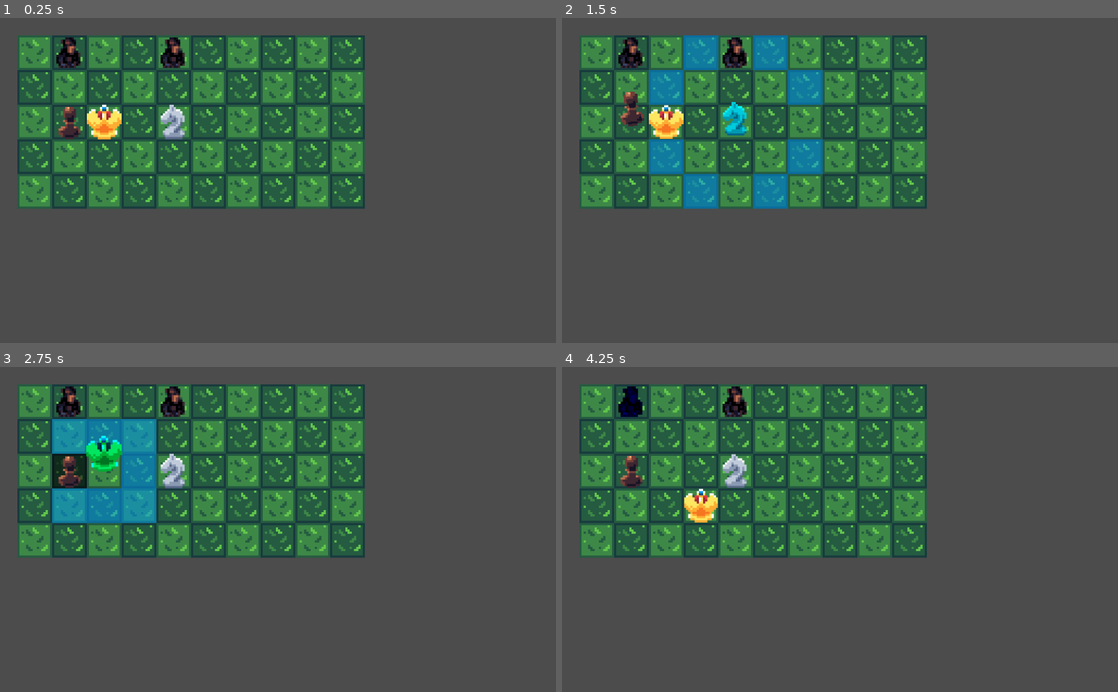
Above: before the commit, frames 1-4 (two rows, left to right).
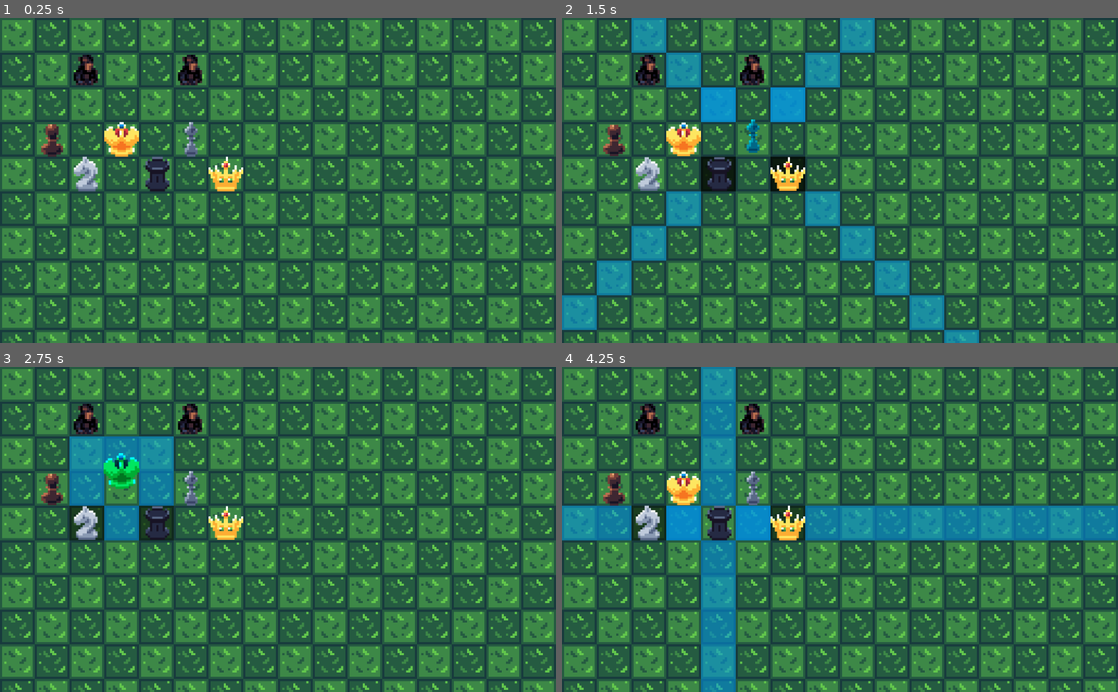
Above: after the commit, the same moments.

Repository: stealthio/Kings-Pawn
Game: Godot game, scene res://Game.tscn
The game is run twice, just before and just after one commit, with the same random seed, the same clock (stepped at 60 frames per second) and the same inputs. The project has no main scene, so this scene is started directly.
Inputs (mouse positions are in pixels of both pictures, inside the frame that each line leads up to):
- Up to frame 1 (0.25 s): no input
- Up to frame 2 (1.5 s): move the mouse to (628, 122) at 0.52 s; click (628, 122) at 0.6 s; move the mouse to (734, 122) at 1.27 s; click (734, 122) at 1.35 s
- Up to frame 3 (2.75 s): move the mouse to (105, 471) at 2.02 s; click (105, 471) at 2.1 s
- Up to frame 4 (4.25 s): move the mouse to (701, 506) at 2.77 s; click (701, 506) at 2.85 s; move the mouse to (1006, 578) at 3.52 s; click (1006, 578) at 3.6 s

The runs differ from the first frame. In frame 1, 89% of the frame differs, in the area x 0-100%, y 0-100%; in frame 2, 92%; in frame 3, 90%; in frame 4, 92%.

Commit message:
Addition of Rook and Bishop and their Logic ( endless)

Diff:
--- a/Game.tscn
+++ b/Game.tscn
@@ -7,6 +7,9 @@
 [ext_resource path="res://Ressources/Figurines/King.png" type="Texture" id=5]
 [ext_resource path="res://Scripts/Enemy.gd" type="Script" id=6]
 [ext_resource path="res://Scripts/GameManager.gd" type="Script" id=7]
+[ext_resource path="res://Ressources/Figurines/Rook.png" type="Texture" id=8]
+[ext_resource path="res://Ressources/Figurines/Bishop.png" type="Texture" id=9]
+[ext_resource path="res://Ressources/Figurines/Queen.png" type="Texture" id=10]
 
 [sub_resource type="Animation" id=8]
 resource_name = "FloatingIdle"
@@ -86,6 +89,354 @@
 }
 
 [sub_resource type="Animation" id=12]
+length = 0.001
+tracks/0/type = "value"
+tracks/0/path = NodePath(".:scale")
+tracks/0/interp = 1
+tracks/0/loop_wrap = true
+tracks/0/imported = false
+tracks/0/enabled = true
+tracks/0/keys = {
+"times": PoolRealArray( 0 ),
+"transitions": PoolRealArray( 1 ),
+"update": 0,
+"values": [ Vector2( 1, 1 ) ]
+}
+tracks/1/type = "value"
+tracks/1/path = NodePath(".:position")
+tracks/1/interp = 1
+tracks/1/loop_wrap = true
+tracks/1/imported = false
+tracks/1/enabled = true
+tracks/1/keys = {
+"times": PoolRealArray( 0 ),
+"transitions": PoolRealArray( 1 ),
+"update": 0,
+"values": [ Vector2( 0, 0 ) ]
+}
+tracks/2/type = "value"
+tracks/2/path = NodePath(".:rotation_degrees")
+tracks/2/interp = 1
+tracks/2/loop_wrap = true
+tracks/2/imported = false
+tracks/2/enabled = true
+tracks/2/keys = {
+"times": PoolRealArray( 0 ),
+"transitions": PoolRealArray( 1 ),
+"update": 0,
+"values": [ 0.0 ]
+}
+
+[sub_resource type="Animation" id=16]
+resource_name = "FloatingIdle"
+loop = true
+tracks/0/type = "value"
+tracks/0/path = NodePath(".:scale")
+tracks/0/interp = 2
+tracks/0/loop_wrap = true
+tracks/0/imported = false
+tracks/0/enabled = true
+tracks/0/keys = {
+"times": PoolRealArray( 0, 0.5, 1 ),
+"transitions": PoolRealArray( 1, 1, 1 ),
+"update": 0,
+"values": [ Vector2( 1, 1 ), Vector2( 1.1, 1.1 ), Vector2( 1, 1 ) ]
+}
+tracks/1/type = "value"
+tracks/1/path = NodePath(".:rotation_degrees")
+tracks/1/interp = 2
+tracks/1/loop_wrap = true
+tracks/1/imported = false
+tracks/1/enabled = true
+tracks/1/keys = {
+"times": PoolRealArray( 0, 0.3, 0.7, 1 ),
+"transitions": PoolRealArray( 1, 1, 1, 1 ),
+"update": 0,
+"values": [ 0.0, -5.0, 5.0, 0.0 ]
+}
+
+[sub_resource type="Animation" id=17]
+resource_name = "Idle"
+length = 2.0
+loop = true
+tracks/0/type = "value"
+tracks/0/path = NodePath(".:scale")
+tracks/0/interp = 1
+tracks/0/loop_wrap = true
+tracks/0/imported = false
+tracks/0/enabled = true
+tracks/0/keys = {
+"times": PoolRealArray( 0, 1, 2 ),
+"transitions": PoolRealArray( 1, 1, 1 ),
+"update": 0,
+"values": [ Vector2( 1, 1 ), Vector2( 0.98, 0.95 ), Vector2( 1, 1 ) ]
+}
+
+[sub_resource type="Animation" id=18]
+resource_name = "PickedUp"
+length = 0.5
+tracks/0/type = "value"
+tracks/0/path = NodePath(".:position")
+tracks/0/interp = 2
+tracks/0/loop_wrap = true
+tracks/0/imported = false
+tracks/0/enabled = true
+tracks/0/keys = {
+"times": PoolRealArray( 0, 0.5 ),
+"transitions": PoolRealArray( 1, 1 ),
+"update": 0,
+"values": [ Vector2( 0, 0 ), Vector2( 0, -32 ) ]
+}
+
+[sub_resource type="Animation" id=19]
+resource_name = "PutDown"
+length = 0.5
+tracks/0/type = "value"
+tracks/0/path = NodePath(".:position")
+tracks/0/interp = 2
+tracks/0/loop_wrap = true
+tracks/0/imported = false
+tracks/0/enabled = true
+tracks/0/keys = {
+"times": PoolRealArray( 0, 0.5 ),
+"transitions": PoolRealArray( 1, 1 ),
+"update": 0,
+"values": [ Vector2( 0, -32 ), Vector2( 0, 0 ) ]
+}
+
+[sub_resource type="Animation" id=20]
+length = 0.001
+tracks/0/type = "value"
+tracks/0/path = NodePath(".:scale")
+tracks/0/interp = 1
+tracks/0/loop_wrap = true
+tracks/0/imported = false
+tracks/0/enabled = true
+tracks/0/keys = {
+"times": PoolRealArray( 0 ),
+"transitions": PoolRealArray( 1 ),
+"update": 0,
+"values": [ Vector2( 1, 1 ) ]
+}
+tracks/1/type = "value"
+tracks/1/path = NodePath(".:position")
+tracks/1/interp = 1
+tracks/1/loop_wrap = true
+tracks/1/imported = false
+tracks/1/enabled = true
+tracks/1/keys = {
+"times": PoolRealArray( 0 ),
+"transitions": PoolRealArray( 1 ),
+"update": 0,
+"values": [ Vector2( 0, 0 ) ]
+}
+tracks/2/type = "value"
+tracks/2/path = NodePath(".:rotation_degrees")
+tracks/2/interp = 1
+tracks/2/loop_wrap = true
+tracks/2/imported = false
+tracks/2/enabled = true
+tracks/2/keys = {
+"times": PoolRealArray( 0 ),
+"transitions": PoolRealArray( 1 ),
+"update": 0,
+"values": [ 0.0 ]
+}
+
+[sub_resource type="Animation" id=21]
+resource_name = "FloatingIdle"
+loop = true
+tracks/0/type = "value"
+tracks/0/path = NodePath(".:scale")
+tracks/0/interp = 2
+tracks/0/loop_wrap = true
+tracks/0/imported = false
+tracks/0/enabled = true
+tracks/0/keys = {
+"times": PoolRealArray( 0, 0.5, 1 ),
+"transitions": PoolRealArray( 1, 1, 1 ),
+"update": 0,
+"values": [ Vector2( 1, 1 ), Vector2( 1.1, 1.1 ), Vector2( 1, 1 ) ]
+}
+tracks/1/type = "value"
+tracks/1/path = NodePath(".:rotation_degrees")
+tracks/1/interp = 2
+tracks/1/loop_wrap = true
+tracks/1/imported = false
+tracks/1/enabled = true
+tracks/1/keys = {
+"times": PoolRealArray( 0, 0.3, 0.7, 1 ),
+"transitions": PoolRealArray( 1, 1, 1, 1 ),
+"update": 0,
+"values": [ 0.0, -5.0, 5.0, 0.0 ]
+}
+
+[sub_resource type="Animation" id=22]
+resource_name = "Idle"
+length = 2.0
+loop = true
+tracks/0/type = "value"
+tracks/0/path = NodePath(".:scale")
+tracks/0/interp = 1
+tracks/0/loop_wrap = true
+tracks/0/imported = false
+tracks/0/enabled = true
+tracks/0/keys = {
+"times": PoolRealArray( 0, 1, 2 ),
+"transitions": PoolRealArray( 1, 1, 1 ),
+"update": 0,
+"values": [ Vector2( 1, 1 ), Vector2( 0.98, 0.95 ), Vector2( 1, 1 ) ]
+}
+
+[sub_resource type="Animation" id=23]
+resource_name = "PickedUp"
+length = 0.5
+tracks/0/type = "value"
+tracks/0/path = NodePath(".:position")
+tracks/0/interp = 2
+tracks/0/loop_wrap = true
+tracks/0/imported = false
+tracks/0/enabled = true
+tracks/0/keys = {
+"times": PoolRealArray( 0, 0.5 ),
+"transitions": PoolRealArray( 1, 1 ),
+"update": 0,
+"values": [ Vector2( 0, 0 ), Vector2( 0, -32 ) ]
+}
+
+[sub_resource type="Animation" id=24]
+resource_name = "PutDown"
+length = 0.5
+tracks/0/type = "value"
+tracks/0/path = NodePath(".:position")
+tracks/0/interp = 2
+tracks/0/loop_wrap = true
+tracks/0/imported = false
+tracks/0/enabled = true
+tracks/0/keys = {
+"times": PoolRealArray( 0, 0.5 ),
+"transitions": PoolRealArray( 1, 1 ),
+"update": 0,
+"values": [ Vector2( 0, -32 ), Vector2( 0, 0 ) ]
+}
+
+[sub_resource type="Animation" id=25]
+length = 0.001
+tracks/0/type = "value"
+tracks/0/path = NodePath(".:scale")
+tracks/0/interp = 1
+tracks/0/loop_wrap = true
+tracks/0/imported = false
+tracks/0/enabled = true
+tracks/0/keys = {
+"times": PoolRealArray( 0 ),
+"transitions": PoolRealArray( 1 ),
+"update": 0,
+"values": [ Vector2( 1, 1 ) ]
+}
+tracks/1/type = "value"
+tracks/1/path = NodePath(".:position")
+tracks/1/interp = 1
+tracks/1/loop_wrap = true
+tracks/1/imported = false
+tracks/1/enabled = true
+tracks/1/keys = {
+"times": PoolRealArray( 0 ),
+"transitions": PoolRealArray( 1 ),
+"update": 0,
+"values": [ Vector2( 0, 0 ) ]
+}
+tracks/2/type = "value"
+tracks/2/path = NodePath(".:rotation_degrees")
+tracks/2/interp = 1
+tracks/2/loop_wrap = true
+tracks/2/imported = false
+tracks/2/enabled = true
+tracks/2/keys = {
+"times": PoolRealArray( 0 ),
+"transitions": PoolRealArray( 1 ),
+"update": 0,
+"values": [ 0.0 ]
+}
+
+[sub_resource type="Animation" id=26]
+resource_name = "FloatingIdle"
+loop = true
+tracks/0/type = "value"
+tracks/0/path = NodePath(".:scale")
+tracks/0/interp = 2
+tracks/0/loop_wrap = true
+tracks/0/imported = false
+tracks/0/enabled = true
+tracks/0/keys = {
+"times": PoolRealArray( 0, 0.5, 1 ),
+"transitions": PoolRealArray( 1, 1, 1 ),
+"update": 0,
+"values": [ Vector2( 1, 1 ), Vector2( 1.1, 1.1 ), Vector2( 1, 1 ) ]
+}
+tracks/1/type = "value"
+tracks/1/path = NodePath(".:rotation_degrees")
+tracks/1/interp = 2
+tracks/1/loop_wrap = true
+tracks/1/imported = false
+tracks/1/enabled = true
+tracks/1/keys = {
+"times": PoolRealArray( 0, 0.3, 0.7, 1 ),
+"transitions": PoolRealArray( 1, 1, 1, 1 ),
+"update": 0,
+"values": [ 0.0, -5.0, 5.0, 0.0 ]
+}
+
+[sub_resource type="Animation" id=27]
+resource_name = "Idle"
+length = 2.0
+loop = true
+tracks/0/type = "value"
+tracks/0/path = NodePath(".:scale")
+tracks/0/interp = 1
+tracks/0/loop_wrap = true
+tracks/0/imported = false
+tracks/0/enabled = true
+tracks/0/keys = {
+"times": PoolRealArray( 0, 1, 2 ),
+"transitions": PoolRealArray( 1, 1, 1 ),
+"update": 0,
+"values": [ Vector2( 1, 1 ), Vector2( 0.98, 0.95 ), Vector2( 1, 1 ) ]
+}
+
+[sub_resource type="Animation" id=28]
+resource_name = "PickedUp"
+length = 0.5
+tracks/0/type = "value"
+tracks/0/path = NodePath(".:position")
+tracks/0/interp = 2
+tracks/0/loop_wrap = true
+tracks/0/imported = false
+tracks/0/enabled = true
+tracks/0/keys = {
+"times": PoolRealArray( 0, 0.5 ),
+"transitions": PoolRealArray( 1, 1 ),
+"update": 0,
+"values": [ Vector2( 0, 0 ), Vector2( 0, -32 ) ]
+}
+
+[sub_resource type="Animation" id=29]
+resource_name = "PutDown"
+length = 0.5
+tracks/0/type = "value"
+tracks/0/path = NodePath(".:position")
+tracks/0/interp = 2
+tracks/0/loop_wrap = true
+tracks/0/imported = false
+tracks/0/enabled = true
+tracks/0/keys = {
+"times": PoolRealArray( 0, 0.5 ),
+"transitions": PoolRealArray( 1, 1 ),
+"update": 0,
+"values": [ Vector2( 0, -32 ), Vector2( 0, 0 ) ]
+}
+
+[sub_resource type="Animation" id=30]
 length = 0.001
 tracks/0/type = "value"
 tracks/0/path = NodePath(".:scale")
@@ -339,25 +690,25 @@
 script = ExtResource( 7 )
 
 [node name="Board" parent="." instance=ExtResource( 2 )]
+position = Vector2( 0, 0 )
 z_index = -100
-game_size = Vector2( 10, 5 )
-offset = Vector2( 0, 0 )
+_game_size = Vector2( 25, 25 )
 
 [node name="YSort" type="YSort" parent="."]
 
 [node name="Pawn" parent="YSort" instance=ExtResource( 1 )]
-position = Vector2( 128, 192 )
+position = Vector2( 96, 224 )
 inversion = false
 
 [node name="Knight" parent="YSort" instance=ExtResource( 1 )]
-position = Vector2( 320, 192 )
+position = Vector2( 160, 288 )
 movement = Vector2( 1, 2 )
 
 [node name="Sprite" parent="YSort/Knight" index="0"]
 texture = ExtResource( 3 )
 
 [node name="King" parent="YSort" instance=ExtResource( 1 )]
-position = Vector2( 192, 192 )
+position = Vector2( 224, 224 )
 movement = Vector2( 1, 1 )
 inversion = false
 addition = true
@@ -372,8 +723,54 @@
 anims/PutDown = SubResource( 11 )
 anims/RESET = SubResource( 12 )
 
+[node name="Rook" parent="YSort" instance=ExtResource( 1 )]
+position = Vector2( 288, 288 )
+movement = Vector2( 1, 0 )
+endless = true
+
+[node name="Sprite" parent="YSort/Rook" index="0"]
+texture = ExtResource( 8 )
+
+[node name="AnimationPlayer" parent="YSort/Rook" index="2"]
+anims/FloatingIdle = SubResource( 16 )
+anims/Idle = SubResource( 17 )
+anims/PickedUp = SubResource( 18 )
+anims/PutDown = SubResource( 19 )
+anims/RESET = SubResource( 20 )
+
+[node name="Bishop" parent="YSort" instance=ExtResource( 1 )]
+position = Vector2( 352, 224 )
+movement = Vector2( 1, 1 )
+inversion = false
+endless = true
+
+[node name="Sprite" parent="YSort/Bishop" index="0"]
+texture = ExtResource( 9 )
+
+[node name="AnimationPlayer" parent="YSort/Bishop" index="2"]
+anims/FloatingIdle = SubResource( 21 )
+anims/Idle = SubResource( 22 )
+anims/PickedUp = SubResource( 23 )
+anims/PutDown = SubResource( 24 )
+anims/RESET = SubResource( 25 )
+
+[node name="Queen" parent="YSort" instance=ExtResource( 1 )]
+position = Vector2( 416, 288 )
+movement = Vector2( 1, 1 )
+inversion = false
+
+[node name="Sprite" parent="YSort/Queen" index="0"]
+texture = ExtResource( 10 )
+
+[node name="AnimationPlayer" parent="YSort/Queen" index="2"]
+anims/FloatingIdle = SubResource( 26 )
+anims/Idle = SubResource( 27 )
+anims/PickedUp = SubResource( 28 )
+anims/PutDown = SubResource( 29 )
+anims/RESET = SubResource( 30 )
+
 [node name="Enemy" type="Node2D" parent="YSort"]
-position = Vector2( 128, 64 )
+position = Vector2( 160, 96 )
 script = ExtResource( 6 )
 
 [node name="Sprite" type="Sprite" parent="YSort/Enemy"]
@@ -400,7 +797,7 @@
 process_material = SubResource( 7 )
 
 [node name="Enemy2" type="Node2D" parent="YSort"]
-position = Vector2( 320, 64 )
+position = Vector2( 352, 96 )
 script = ExtResource( 6 )
 
 [node name="Sprite" type="Sprite" parent="YSort/Enemy2"]
@@ -432,3 +829,6 @@
 [editable path="YSort/Pawn"]
 [editable path="YSort/Knight"]
 [editable path="YSort/King"]
+[editable path="YSort/Rook"]
+[editable path="YSort/Bishop"]
+[editable path="YSort/Queen"]
--- a/Scripts/Board.gd
+++ b/Scripts/Board.gd
@@ -1,26 +1,26 @@
 extends Node2D
 
-var _counter = Vector2(1,1)
+var counter = Vector2(1,1)
 var _grid_size = 64
-export var game_size = Vector2(1,1)
+export var _game_size = Vector2(1,1)
 export var offset = Vector2(32,32)
 
 
 # Called when the node enters the scene tree for the first time.
 func _ready() -> void:
-	while _counter.y <= game_size.y :
-		_counter.x = 1
+	while counter.y <= _game_size.y :
+		counter.x = 1
 
-		while _counter.x <= game_size.x :
+		while counter.x <= _game_size.x :
 			var s = Sprite.new()
 
-			if int(_counter.x) %2 == 0 and int(_counter.y) %2 == 1: s.texture = preload("res://Ressources/Board/Black0.png")
-			elif int(_counter.x) %2 == 1 and int(_counter.y) %2 == 0: s.texture = preload("res://Ressources/Board/Black0.png")
+			if int(counter.x) %2 == 0 and int(counter.y) %2 == 1: s.texture = preload("res://Ressources/Board/Black0.png")
+			elif int(counter.x) %2 == 1 and int(counter.y) %2 == 0: s.texture = preload("res://Ressources/Board/Black0.png")
 			else : s.texture = preload("res://Ressources/Board/White0.png")
 
 			add_child(s)
-			s.global_position = Vector2((_counter.x*_grid_size) + offset.x ,(_counter.y*_grid_size) + offset.y)
+			s.global_position = Vector2((counter.x*_grid_size) + offset.x ,(counter.y*_grid_size) + offset.y)
 
-			_counter.x += 1
+			counter.x += 1
 
-		_counter.y += 1
+		counter.y += 1
--- a/Scripts/Figure.gd
+++ b/Scripts/Figure.gd
@@ -2,7 +2,8 @@
 
 export var movement = Vector2(0,1)
 export var inversion = true # Allow the axis to be exchanged?
-export var addition = false # Allow the Axis to be added to each other
+export var addition = false # Allow the axis to be added to each other
+export var endless = false # Allow the axis to be endless
 var selected = false setget setSelected
 var _mouse_inside = false
 var _tpos = null
@@ -24,7 +25,7 @@
 		$AnimationPlayer.play("PickedUp")
 	$Sprite.self_modulate = Color.aqua if selected else Color.white
 	if selected:
-		Helper.show_available_cells(global_position, movement, inversion, addition, self)
+		Helper.show_available_cells(global_position, movement, inversion, addition, endless, self)
 	elif _mouse_inside:
 		$AnimationPlayer.play("PutDown")
 		Helper.clear_available_cells()
--- a/Scripts/Helper.gd
+++ b/Scripts/Helper.gd
@@ -32,21 +32,45 @@
 
 # Expects an actual position (e.g. 420, 69) and a relative movement vector (e.g. 1, 2) for the movable cells
 # It will display a blue overlay at all the possible positions the player may move
-func show_available_cells(origin_pos : Vector2, movement_vector : Vector2, inversion: bool, addition: bool, object_reference):
+func show_available_cells(origin_pos : Vector2, movement_vector : Vector2, inversion: bool, addition: bool, endless: bool, object_reference):
 	# Calculate all normal possible positions
 	var possible_positions = _get_positions_from_vec(origin_pos, movement_vector, grid_size)
 
 	# Calculate all inverted possible positions
-	if inversion:
+	if inversion and not endless:
 		movement_vector = Vector2(movement_vector.y, movement_vector.x)
 		possible_positions.append_array(_get_positions_from_vec(origin_pos, movement_vector, grid_size))
 
 	if addition:
-		var _tmp_movement = movement_vector
-		movement_vector = Vector2(_tmp_movement.x, 0)
+		var tmp_movement = movement_vector
+		movement_vector = Vector2(tmp_movement.x, 0)
 		possible_positions.append_array(_get_positions_from_vec(origin_pos, movement_vector, grid_size))
-		movement_vector = Vector2(0,_tmp_movement.y)
+		movement_vector = Vector2(0,tmp_movement.y)
 		possible_positions.append_array(_get_positions_from_vec(origin_pos, movement_vector, grid_size))
+
+	if endless and not inversion:
+		var tmp_movement = Vector2(movement_vector.x, movement_vector.y)
+		var counter = 0
+		while counter <= 50:
+			possible_positions.append_array(_get_positions_from_vec(origin_pos, tmp_movement, grid_size))
+			if tmp_movement.x !=0:
+				tmp_movement.x +=1
+			if tmp_movement.y !=0:
+				tmp_movement.y +=1
+			counter += 1
+
+	if endless and inversion:
+		var tmp_movement = movement_vector
+		var counter = 1
+		while counter <= 100:
+			possible_positions.append_array(_get_positions_from_vec(origin_pos, tmp_movement, grid_size))
+			tmp_movement =Vector2(tmp_movement.y, tmp_movement.x)
+			possible_positions.append_array(_get_positions_from_vec(origin_pos, tmp_movement, grid_size))
+			if tmp_movement.x !=0:
+				tmp_movement.x +=1
+			if tmp_movement.y !=0:
+				tmp_movement.y +=1
+			counter += 1
 
 	for pos in possible_positions:
 		var s = preload("res://Scenes/AvailableCell.tscn").instance()
Not shown: 1 places in Game.tscn that only renumber resources
